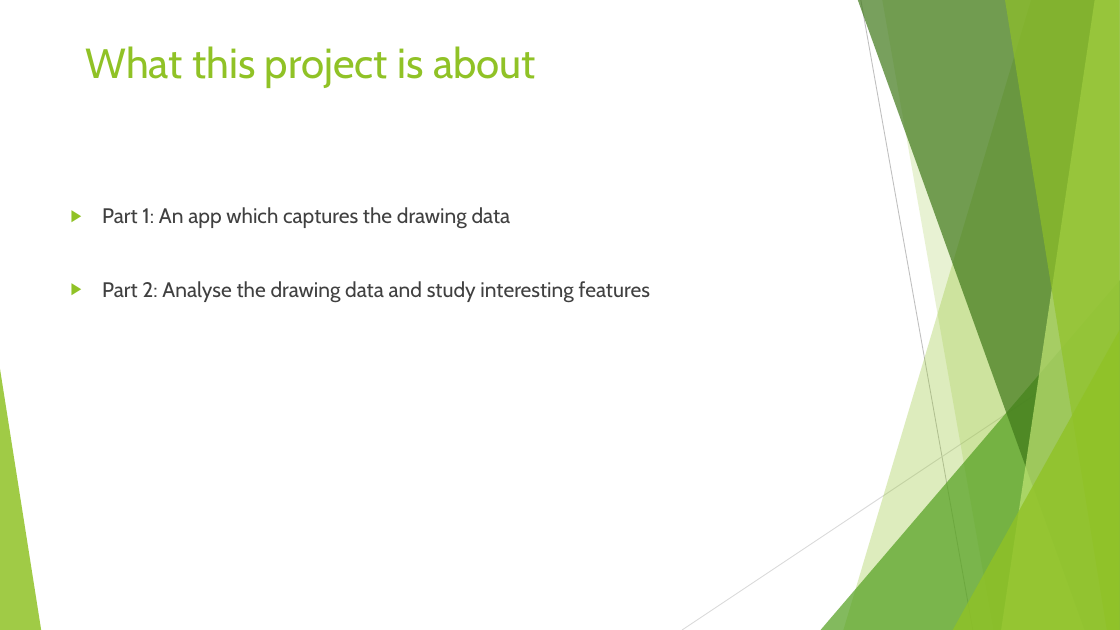
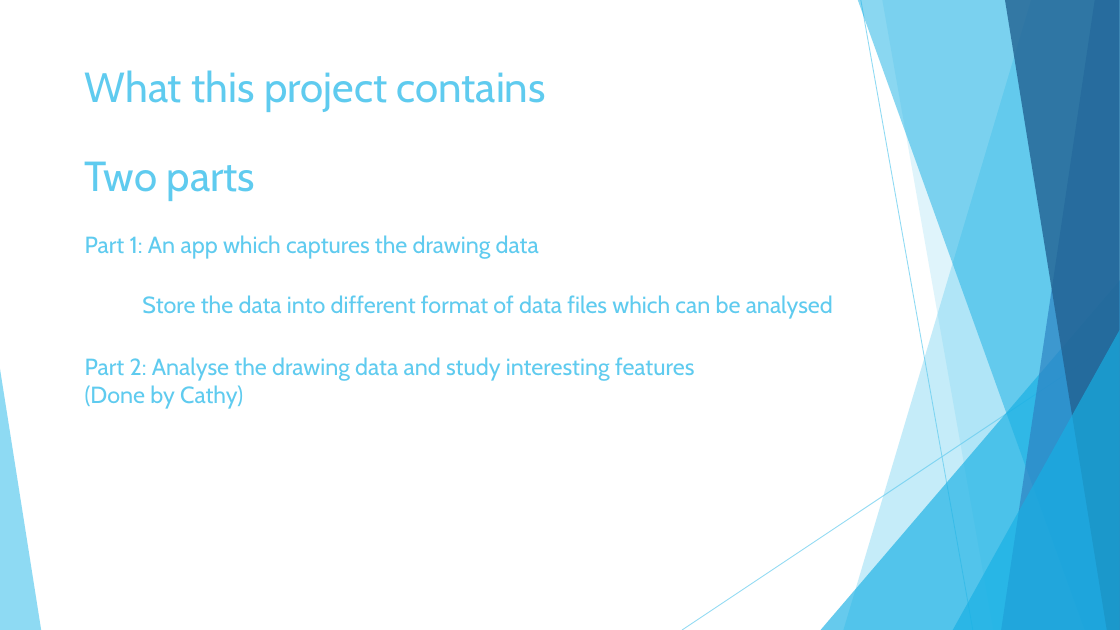
Before and after one commit to JiashuWu/NeuroGraph, a slide deck: slide 7 of Neurograph Project Presentation/Neurograph Presentation Jiashu Wu.pptx (slide 4 before the commit). Drawn at 1120x630 pixels with LibreOffice and Linux fonts; fonts in the diff are those of the drawing. Boxes give left, top, right and bottom in pixels: in the first picture for what was removed or moved away, otherwise in the second. Text is boxed around its words. In the diff, an @@ line names an element or a change of style, - is before the commit and + after.

Commit message:
Updated presentation files;

```diff
--- a/Neurograph Project Presentation/Neurograph Presentation Jiashu Wu.pptx
+++ b/Neurograph Project Presentation/Neurograph Presentation Jiashu Wu.pptx
@@ freeform shape at (844, 0, 1120, 630): fill #90C226 at 30% opacity to #5FCBEF at 36% opacity @@
@@ freeform shape at (858, 0, 1120, 630): fill #3F7819 at 70% opacity to #17B0E4 at 50% opacity @@
@@ line (861, 0) - (973, 630): stroke #BFBFBF 0.75 pt to #5FCBEF 0.75 pt @@
@@ freeform shape at (882, 0, 1120, 630): fill #90C226 at 20% opacity to #5FCBEF at 20% opacity @@
@@ freeform shape at (1002, 0, 1120, 630): fill #C0E474 at 70% opacity to #2E83C3 at 70% opacity @@
@@ freeform shape at (1005, 0, 1120, 630): fill #90C226 at 65% opacity to #226292 at 80% opacity @@
@@ title at (85, 70, 546, 112): text changed; text colour #90C226 to #5FCBEF @@
-What this project is about
+What this project contains
@@ text added at (85, 161, 256, 201), 36 pt, text #5FCBEF @@
+Two parts
@@ text removed at (102, 207, 650, 303) @@
-▶ Part 1: An app which captures the drawing data
-▶ Part 2: Analyse the drawing data and study interesting features
@@ text added at (85, 235, 539, 259), 20 pt, text #5FCBEF @@
+Part 1: An app which captures the drawing data
@@ text added at (142, 295, 833, 319), 20 pt, text #5FCBEF @@
+Store the data into different format of data files which can be analysed
@@ triangle at (821, 280, 1120, 630): fill #54A021 at 72% opacity to #17B0E4 at 66% opacity @@
@@ text added at (85, 357, 694, 409), 20 pt, text #5FCBEF @@
+Part 2: Analyse the drawing data and study interesting features (Done by Cathy)
@@ line (1120, 339) - (682, 630): stroke #D9D9D9 0.75 pt to #5FCBEF 0.75 pt @@
@@ triangle at (953, 330, 1120, 630): fill #90C226 at 80% opacity to #17B0E4 at 66% opacity @@
@@ triangle at (0, 369, 41, 630): fill #90C226 at 85% opacity to #5FCBEF at 70% opacity @@
```
Also in this commit, not shown: 4 other slides changed, 4 slides added, 2 slides removed, 1 other file.
